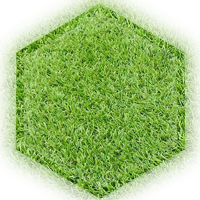
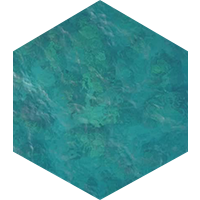
Before/after of a w=200, h=200 layered artwork. What changed in the layer stack:
hid "Gress" over [15, 3, 186, 199]
hid "Layer 1" over [0, 0, 200, 200]
showed "1" over [13, 0, 188, 200]
